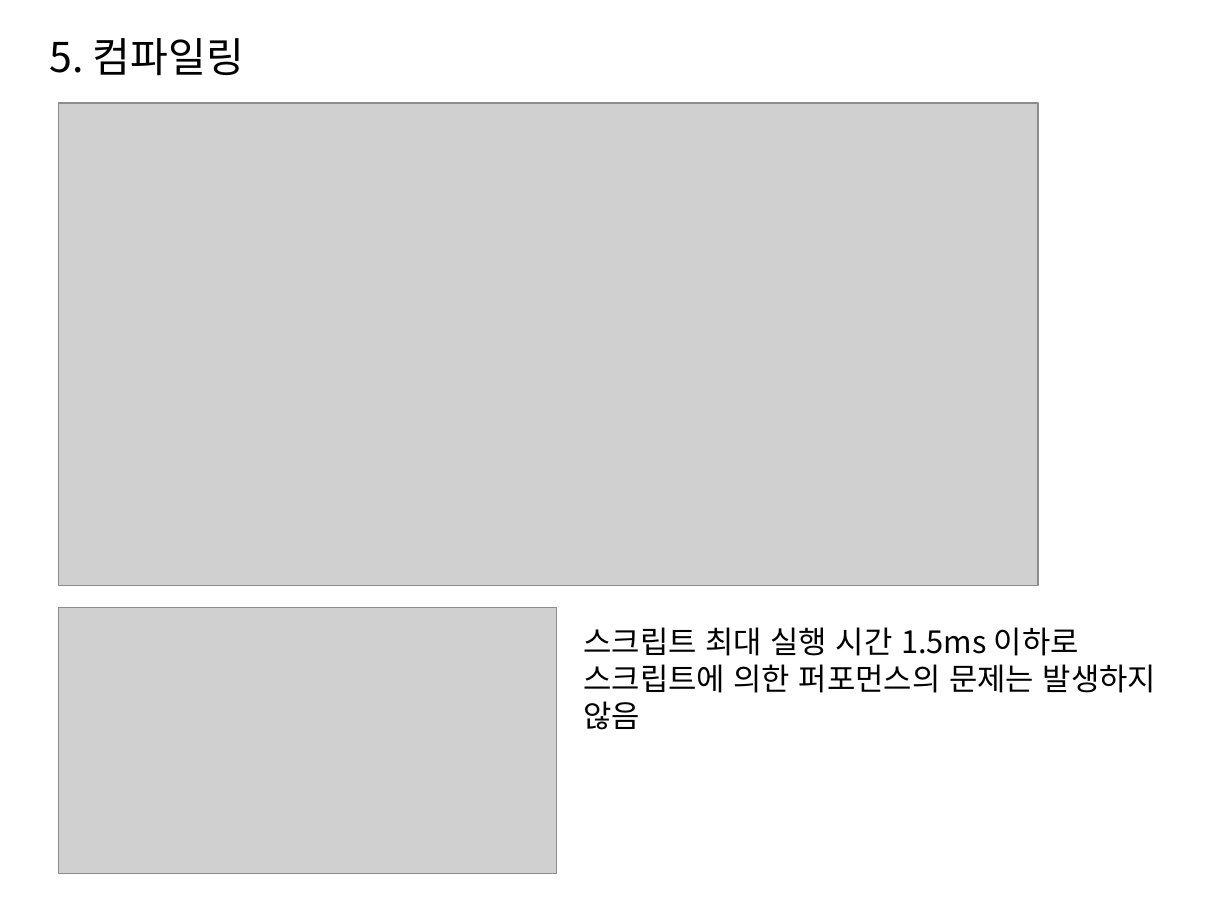
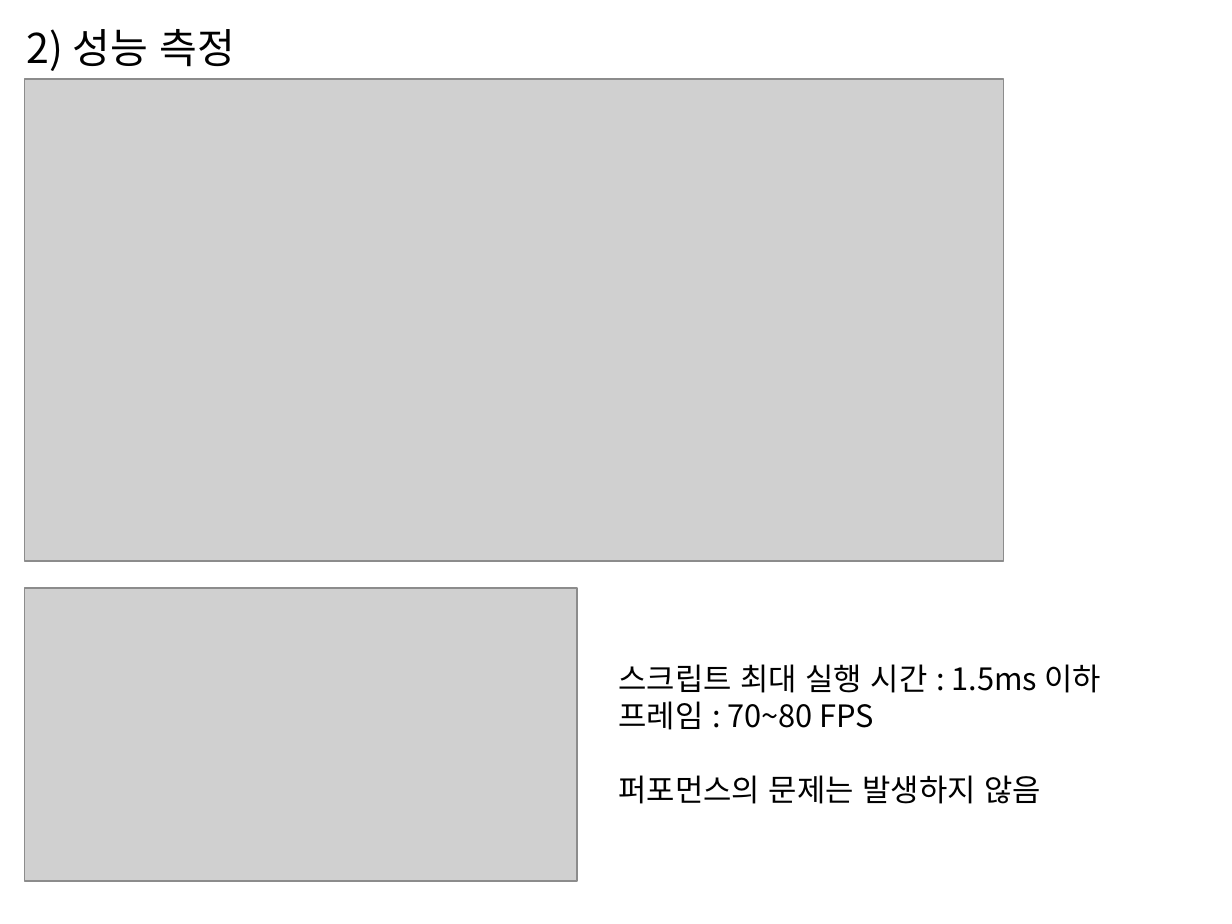
Before and after one commit to hehza90/-Unity-RandomTowerDefense, a slide deck: slide 15 of [Unity] Random Tower Defense.pptx (slide 14 before the commit). Drawn at 1232x924 pixels with LibreOffice and Linux fonts; fonts in the diff are those of the drawing; grey boxes stand for pictures. Boxes give left, top, right and bottom in pixels: in the first picture for what was removed or moved away, otherwise in the second. Text is boxed around its words. In the diff, an @@ line names an element or a change of style, - is before the commit and + after.

```diff
--- a/[Unity] Random Tower Defense.pptx
+++ b/[Unity] Random Tower Defense.pptx
@@ text added at (27, 29, 236, 71), 24 pt, text #000000 @@
+2) 성능 측정
@@ text removed at (49, 38, 244, 76) @@
-5. 컴파일링
@@ picture: place and size @@
-picture at (58, 103, 1037, 585)
+picture at (25, 79, 1004, 561)
@@ picture: place and size @@
-picture at (58, 607, 556, 873)
+picture at (25, 588, 578, 881)
@@ text at (618, 664, 1101, 804): text changed @@
-스크립트 최대 실행 시간 1.5ms 이하로
-스크립트에 의한 퍼포먼스의 문제는 발생하지 않음
+스크립트 최대 실행 시간 : 1.5ms 이하
+프레임 : 70~80 FPS
+퍼포먼스의 문제는 발생하지 않음
```
Also in this commit, not shown: 1 other slide changed, 1 slide added, 2 other files.
